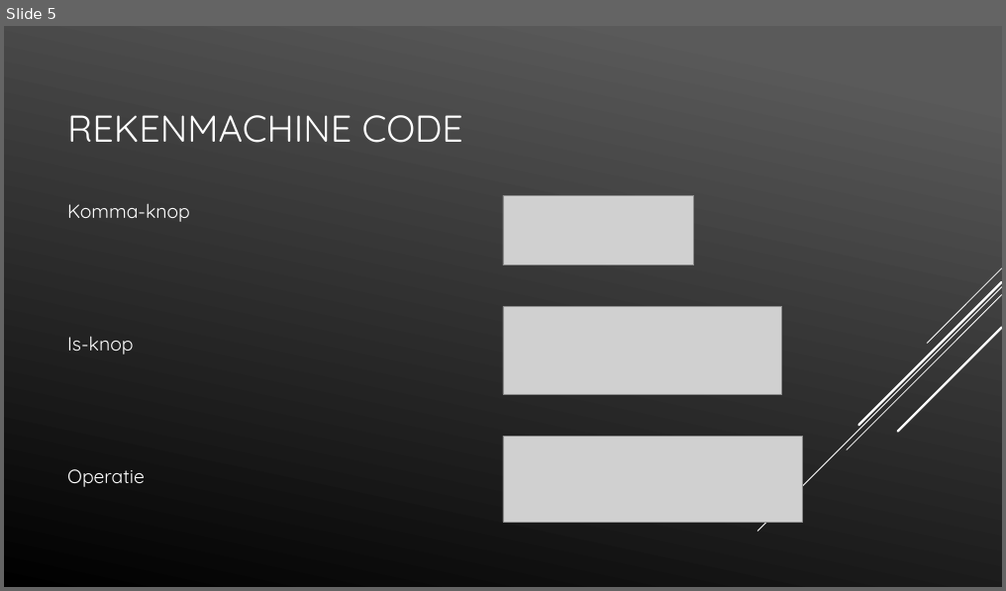
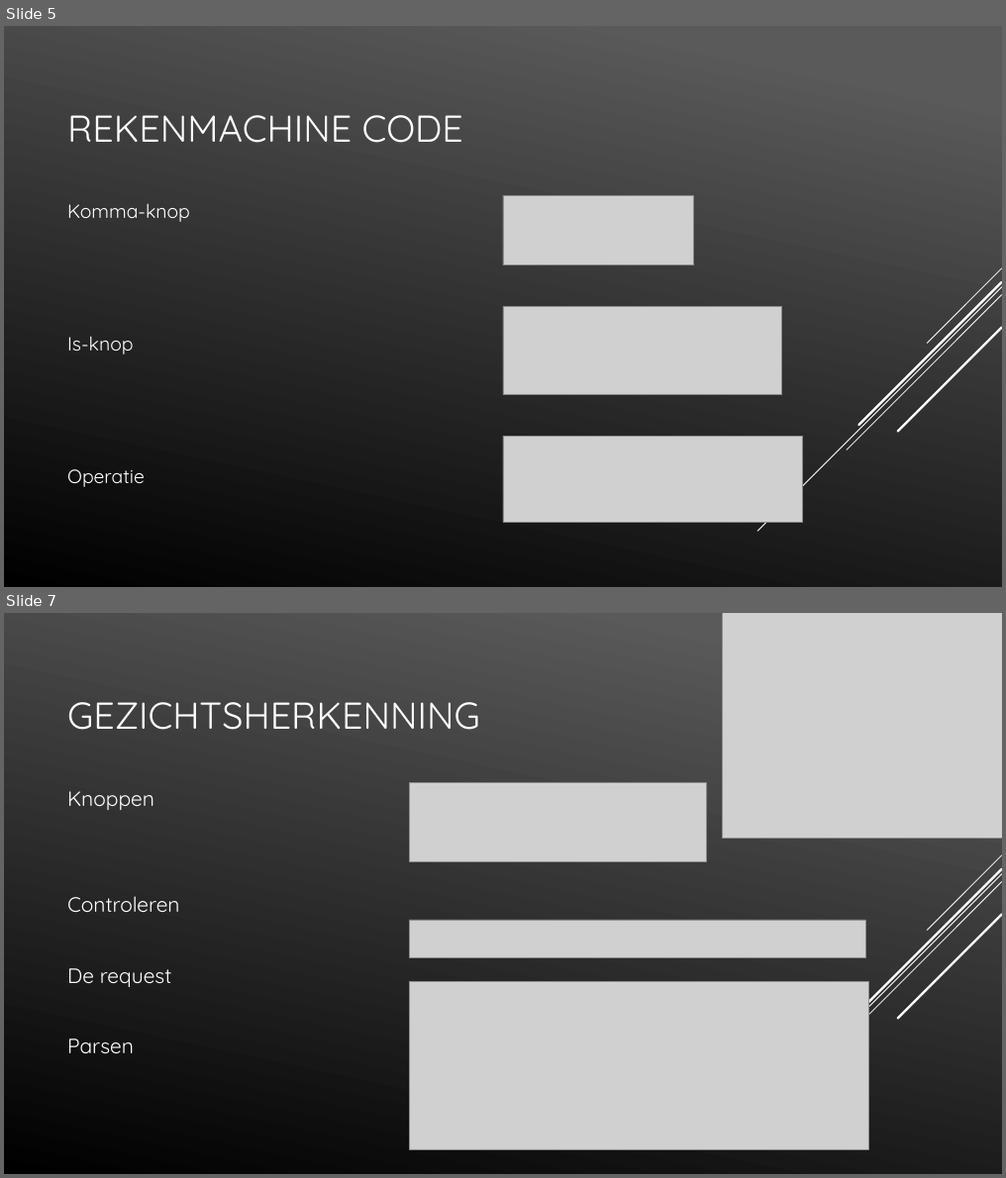
Before and after one commit to LucasHuls/Calc4You-Project-Groep-5, a slide deck: PowerPoint.pptx. Shown one above the other, each under a label of ours: slide 5 before the commit, slides 5 and 7 after it; the slides between them are not shown. The pictures are 1006x591 and 1006x1178 pixels, drawn with LibreOffice and Linux fonts; fonts in the diff are those of the drawing; grey boxes stand for pictures. Boxes give left, top, right and bottom in pixels: in the first picture for what was removed or moved away, otherwise in the second. Text is boxed around its words. In the diff, an @@ line names an element or a change of style, - is before the commit and + after.

```diff
--- a/PowerPoint.pptx
+++ b/PowerPoint.pptx
@@ slide 7 added at (4, 613, 1002, 1174), background gradient #5B5B5B to #000000; not listed: 5 template elements that a slide beside it also shows @@
@@ picture added at (722, 613, 1002, 839) @@
@@ title added at (67, 702, 480, 730), 36 pt, text #FFFFFF @@
+GEZICHTSHERKENNING
@@ picture added at (409, 782, 706, 861) @@
@@ text added at (67, 791, 179, 1054), 20 pt, text #FFFFFF @@
+Knoppen
+Controleren
+De request
+Parsen
@@ picture added at (409, 920, 865, 959) @@
@@ picture added at (409, 982, 868, 1150) @@
```
Also in this commit, not shown: 1 other slide added, 4 other files.
